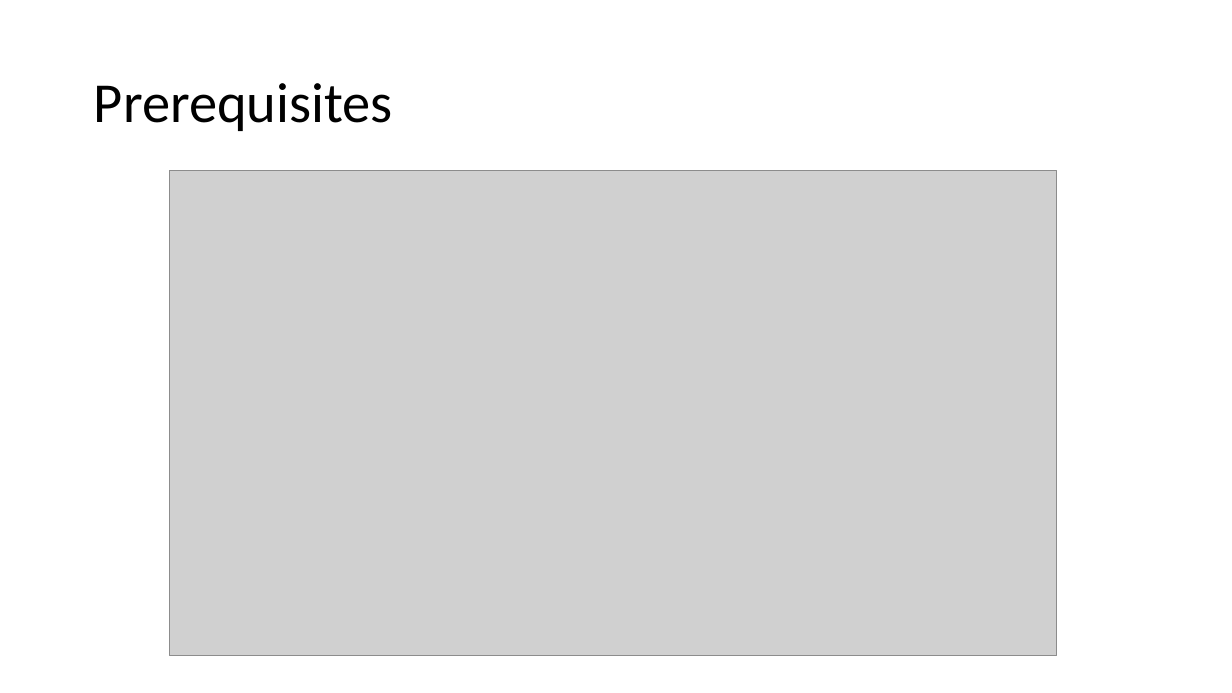
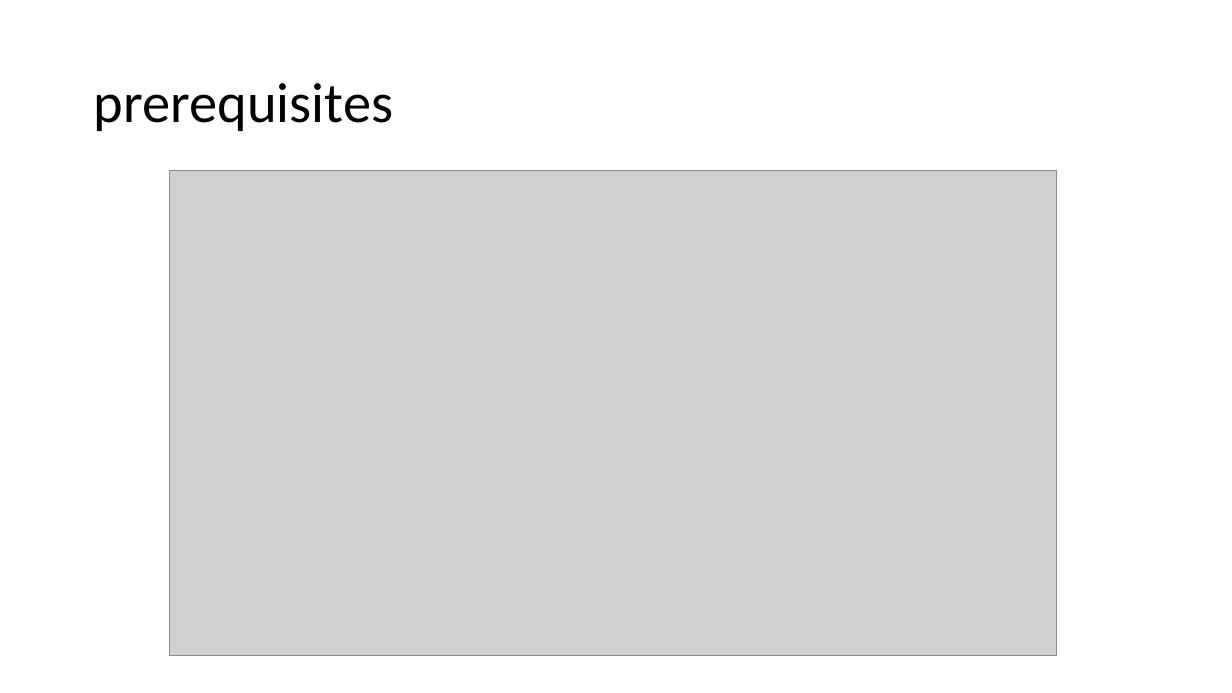
Before and after one commit to bradygaster-zz/extending-vscode-talk, a slide deck: slide 4 of extending-vs-code.pptx. Drawn at 1232x693 pixels with LibreOffice and Linux fonts; fonts in the diff are those of the drawing; grey boxes stand for pictures. Boxes give left, top, right and bottom in pixels: in the first picture for what was removed or moved away, otherwise in the second. Text is boxed around its words. In the diff, an @@ line names an element or a change of style, - is before the commit and + after.

```diff
--- a/extending-vs-code.pptx
+++ b/extending-vs-code.pptx
@@ title at (x1=94, y1=83, x2=393, y2=131): text changed @@
-Prerequisites
+prerequisites
```
Also in this commit, not shown: 4 other slides changed, 8 slides added, 5 other files.
